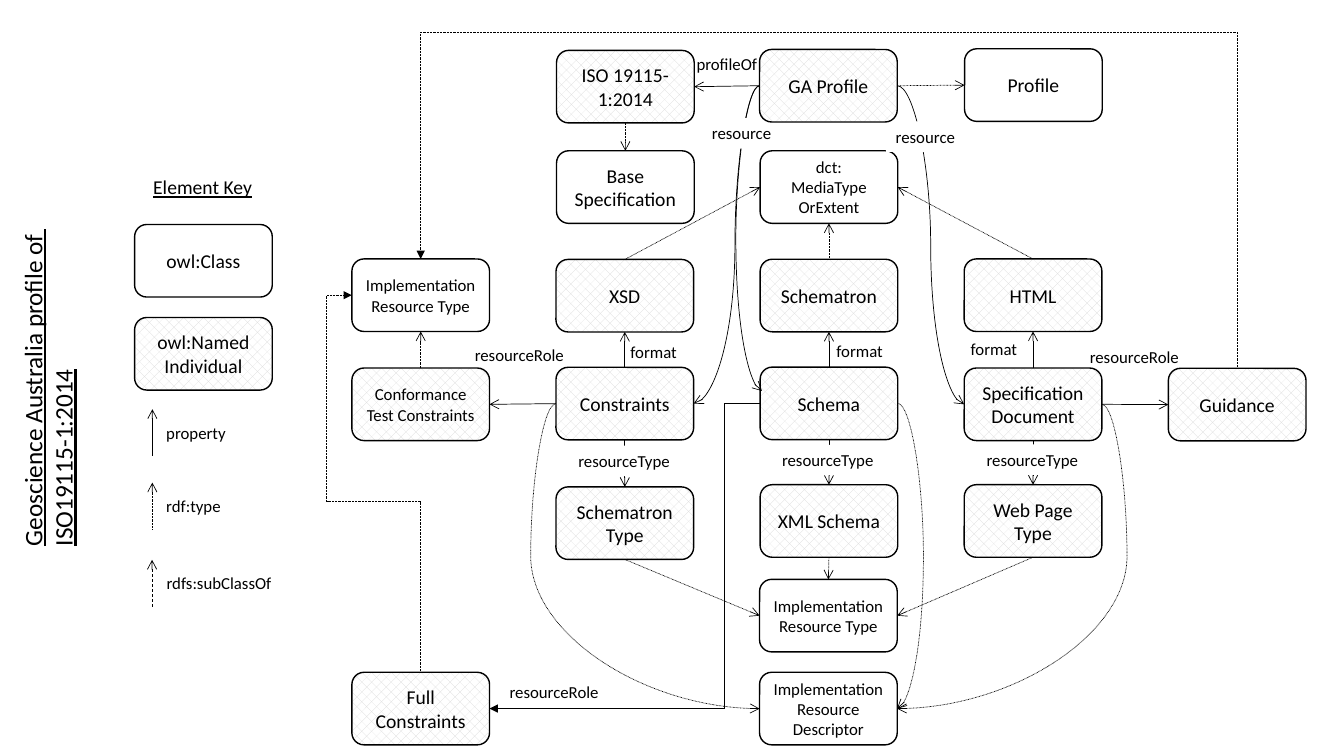
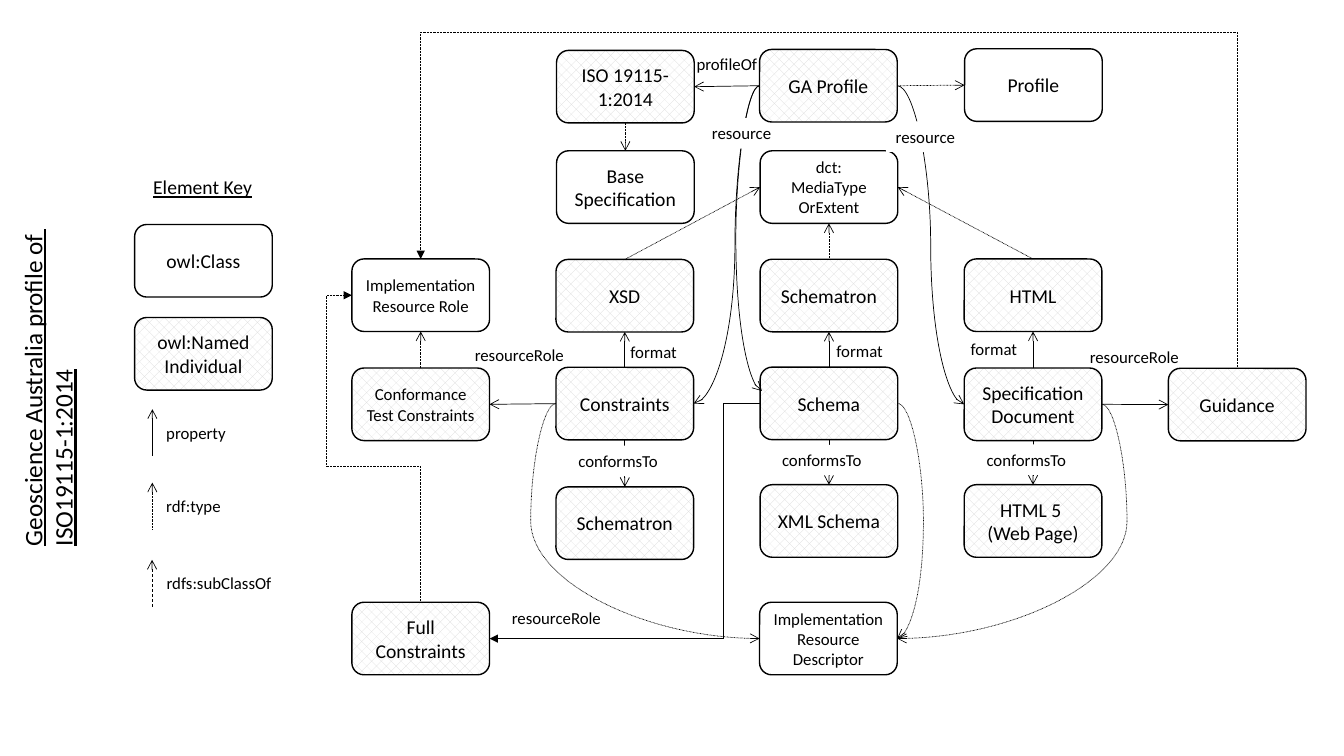
Before and after one commit to w3c/dxwg, a slide deck: slide 4 of profiledesc/profiledesc-diagrams.pptx. Drawn at 1344x756 pixels with LibreOffice and Linux fonts; fonts in the diff are those of the drawing. Boxes give left, top, right and bottom in pixels: in the first picture for what was removed or moved away, otherwise in the second. Text is boxed around its words. In the diff, an @@ line names an element or a change of style, - is before the commit and + after.

Commit message:
resourceType -> conformsTo & ImpleDescType -> ImpleDescRole in all diags

```diff
--- a/profiledesc/profiledesc-diagrams.pptx
+++ b/profiledesc/profiledesc-diagrams.pptx
@@ elbow arrow moved from (420, 673) - (352, 295) to (420, 603) - (352, 295) @@
@@ text in rounded rectangle at [366,279,475,312]: text changed @@
-Implementation Resource Type
+Implementation Resource Role
@@ elbow arrow moved from (760, 403) - (490, 709) to (760, 403) - (490, 639) @@
@@ curved arrow moved from (557, 403) - (760, 709) to (557, 403) - (760, 639) @@
@@ curved arrow moved from (1102, 404) - (897, 709) to (1102, 404) - (897, 639) @@
@@ curved arrow moved from (898, 403) - (897, 709) to (898, 403) - (897, 639) @@
@@ rectangle "conformsTo": place and size @@
-rectangle "conformsTo" at [977,445,1090,475]
+rectangle "conformsTo" at [977,445,1078,475]
@@ text at [578,455,657,467]: text changed @@
-resourceType
+conformsTo
@@ text at [782,454,861,466]: text changed @@
-resourceType
+conformsTo
@@ text in rectangle at [987,454,1066,466]: text changed @@
-resourceType
+conformsTo
@@ text in rounded rectangle at [987,504,1079,544]: text changed @@
-Web Page Type
+HTML 5
+(Web Page)
@@ text in rounded rectangle at [577,516,673,531]: text changed @@
-Schematron Type
+Schematron
@@ arrow removed from (625, 560) to (760, 616) @@
@@ arrow removed from (829, 558) to (829, 580) @@
@@ arrow removed from (1033, 558) to (897, 616) @@
@@ rounded rectangle removed at [760,580,898,652] @@
-Implementation Resource Type
@@ rounded rectangle "Full Constraints": place and size @@
-rounded rectangle "Full Constraints" at [352,673,490,745]
+rounded rectangle "Full Constraints" at [352,603,490,676]
@@ text "resourceRole": place and size @@
-text "resourceRole" at [510,686,599,698]
+text "resourceRole" at [512,612,601,624]
@@ rounded rectangle "Implementation Resource Descriptor": place and size @@
-rounded rectangle "Implementation Resource Descriptor" at [760,673,898,745]
+rounded rectangle "Implementation Resource Descriptor" at [760,603,898,676]
```
Also in this commit, not shown: 4 other slides changed, 1 slide removed, 7 other files.
